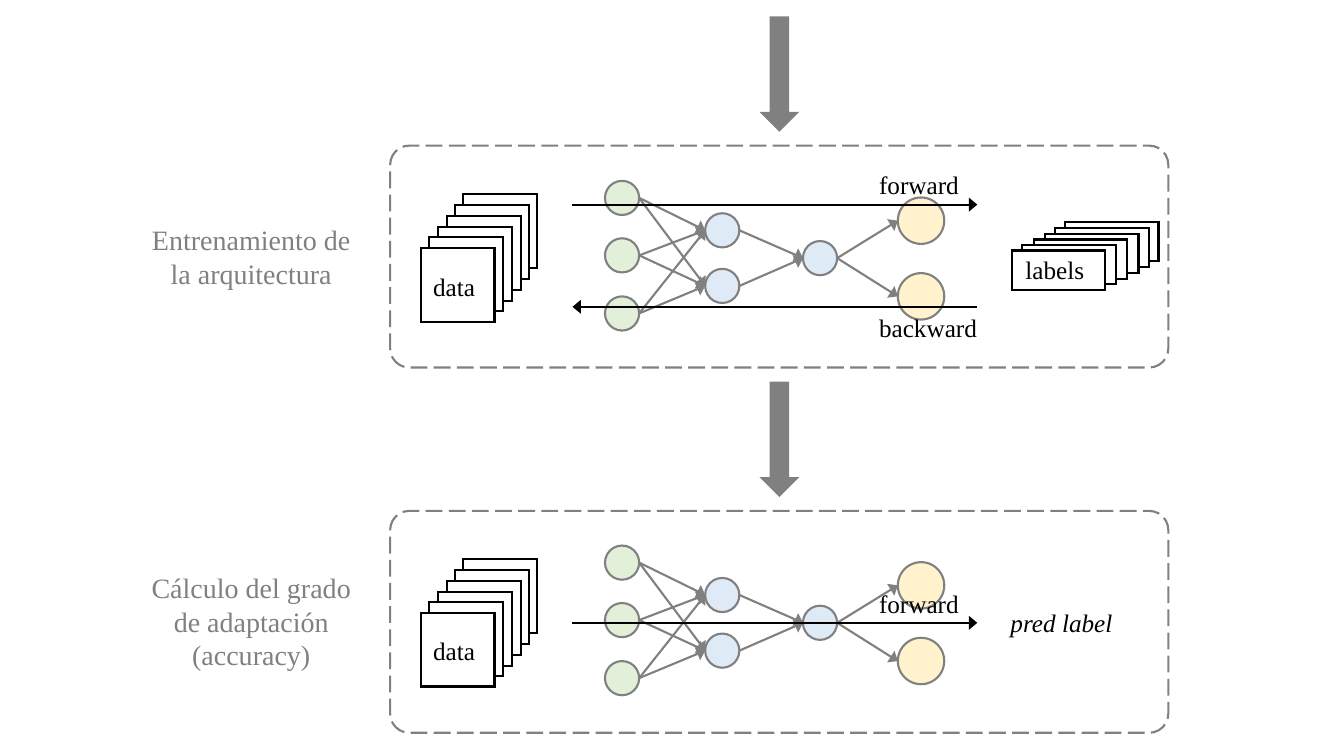
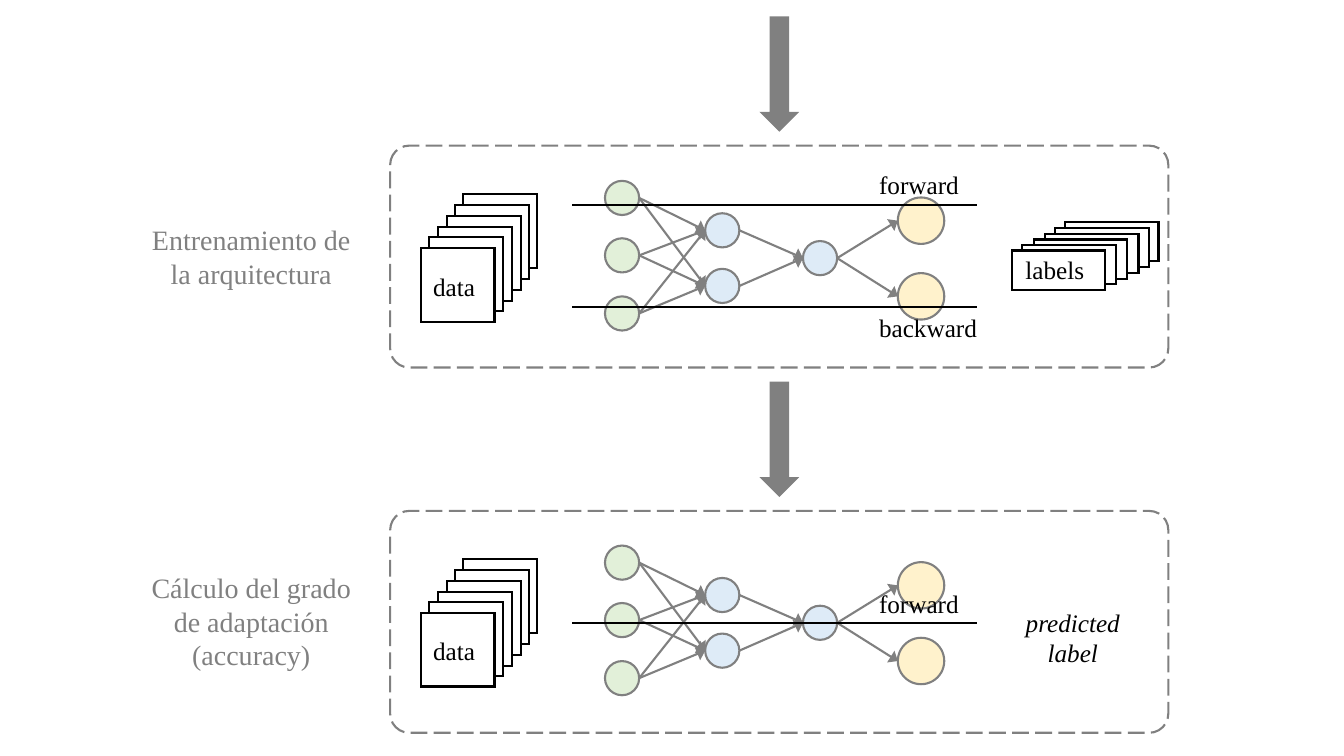
Before and after one commit to cvazquezlos/Evolutionary-Approaches-for-Artificial-Neural-Networks, a slide deck: slide 1 of docs/resources/Fig16_2.pptx. Drawn at 1344x756 pixels with LibreOffice and Linux fonts; fonts in the diff are those of the drawing. Boxes give left, top, right and bottom in pixels: in the first picture for what was removed or moved away, otherwise in the second. Text is boxed around its words. In the diff, an @@ line names an element or a change of style, - is before the commit and + after.

```diff
--- a/docs/resources/Fig16_2.pptx
+++ b/docs/resources/Fig16_2.pptx
@@ arrow (573, 205) - (978, 205): arrow to line @@
@@ arrow (573, 307) - (978, 307): arrow to line @@
@@ arrow (573, 623) - (978, 623): arrow to line @@
@@ text at [1026,614,1120,663]: text changed @@
-pred label
+predicted label
```
Also in this commit, not shown: 6 other files.
